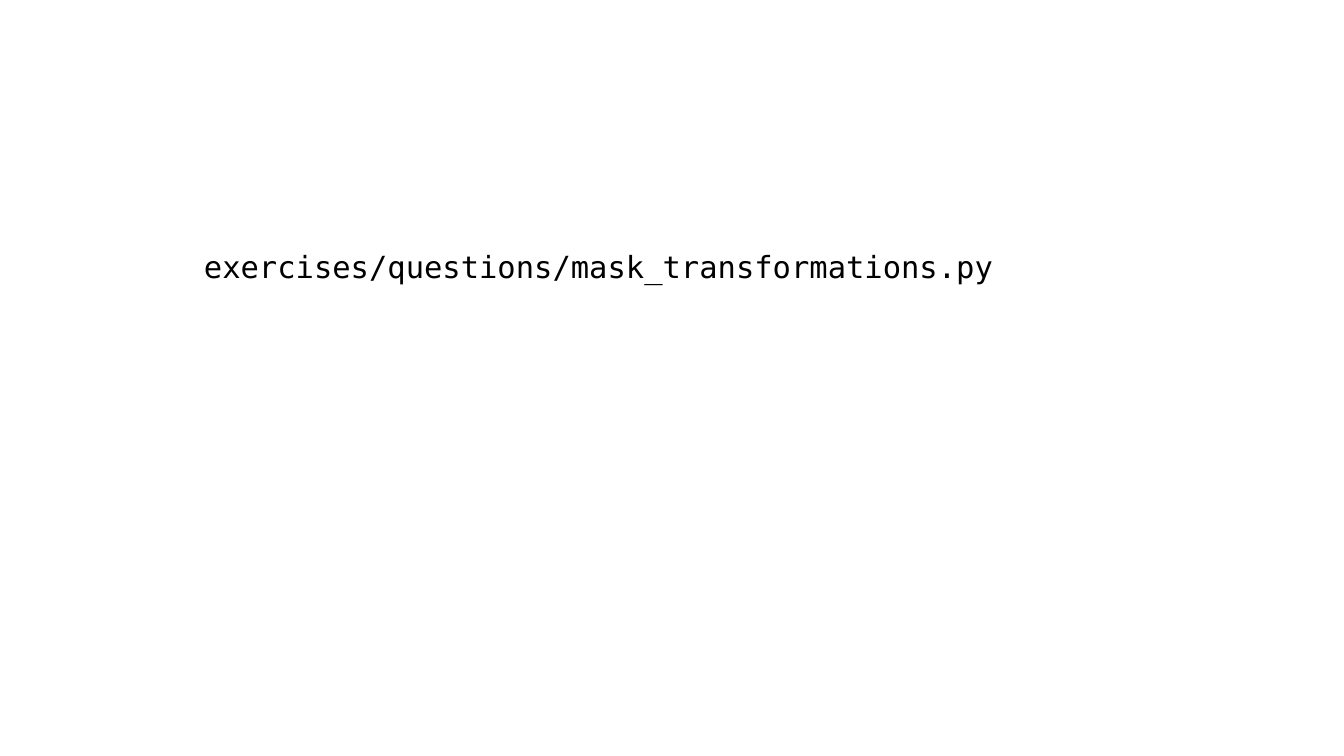
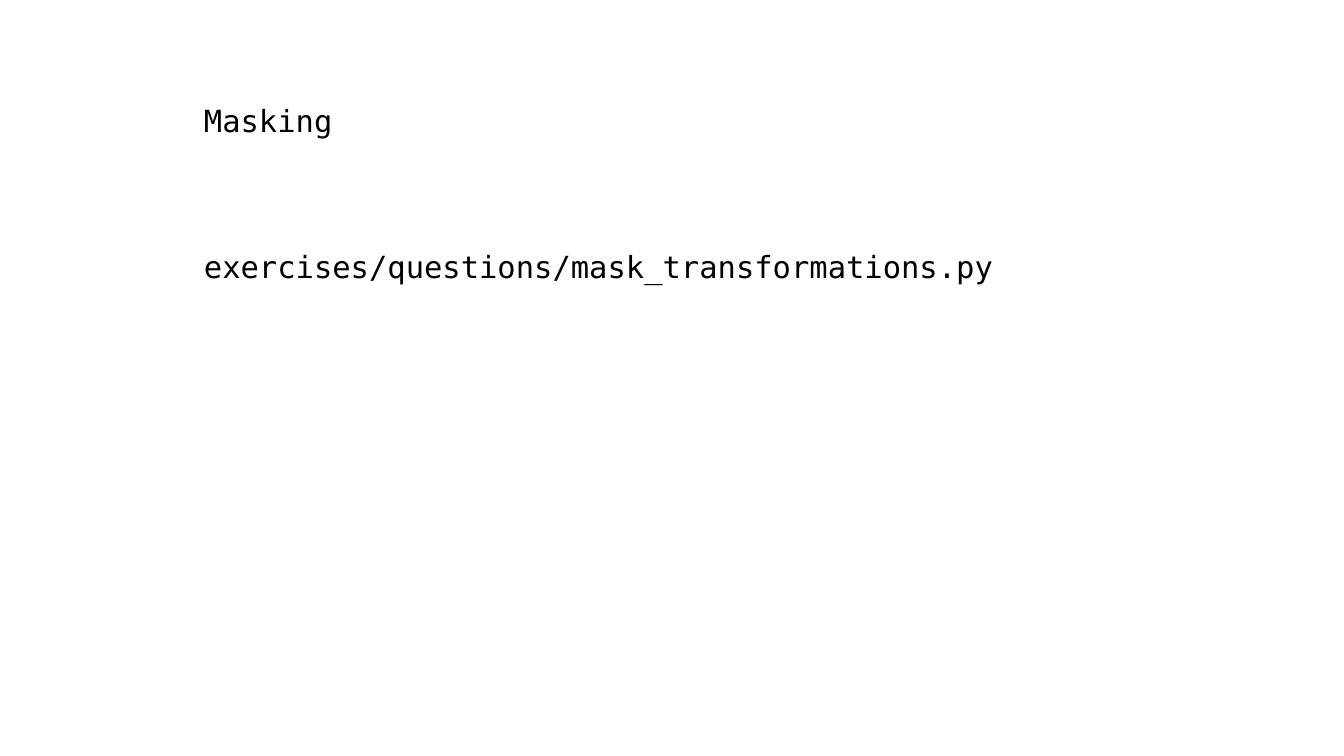
Before and after one commit to neurodatascience/QLS-course-materials, a slide deck: slide 34 of Lectures/04-NumPy_SciPy/slides.odp (slide 29 before the commit). Drawn at 1344x756 pixels with LibreOffice and Linux fonts; fonts in the diff are those of the drawing. Boxes give left, top, right and bottom in pixels: in the first picture for what was removed or moved away, otherwise in the second. Text is boxed around its words. In the diff, an @@ line names an element or a change of style, - is before the commit and + after.

```diff
--- a/Lectures/04-NumPy_SciPy/slides.odp
+++ b/Lectures/04-NumPy_SciPy/slides.odp
@@ text at [204, 109, 332, 138]: paragraph added @@
+Masking
```
Also in this commit, not shown: 3 other slides changed, 5 slides added, 1 other file.
